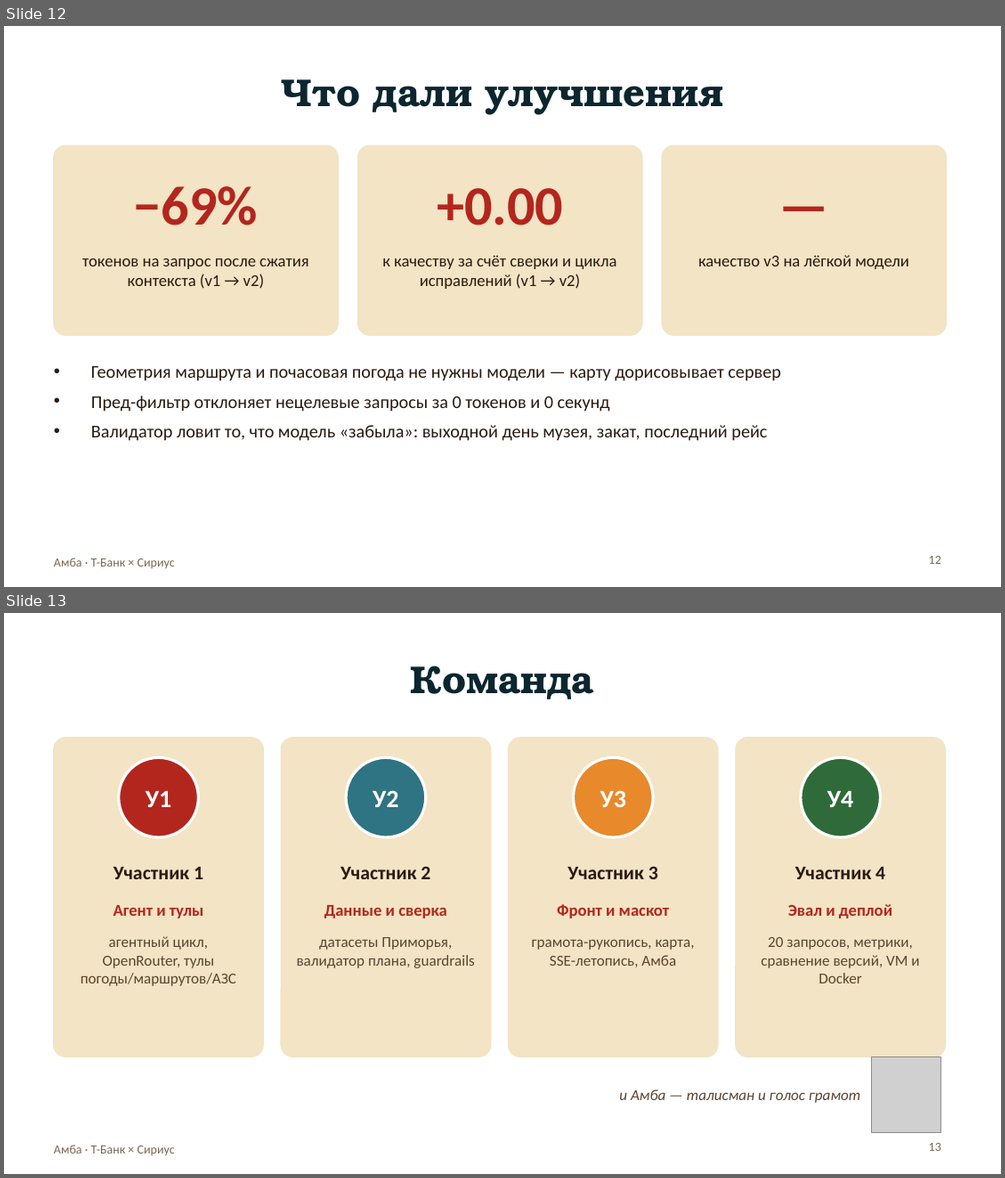
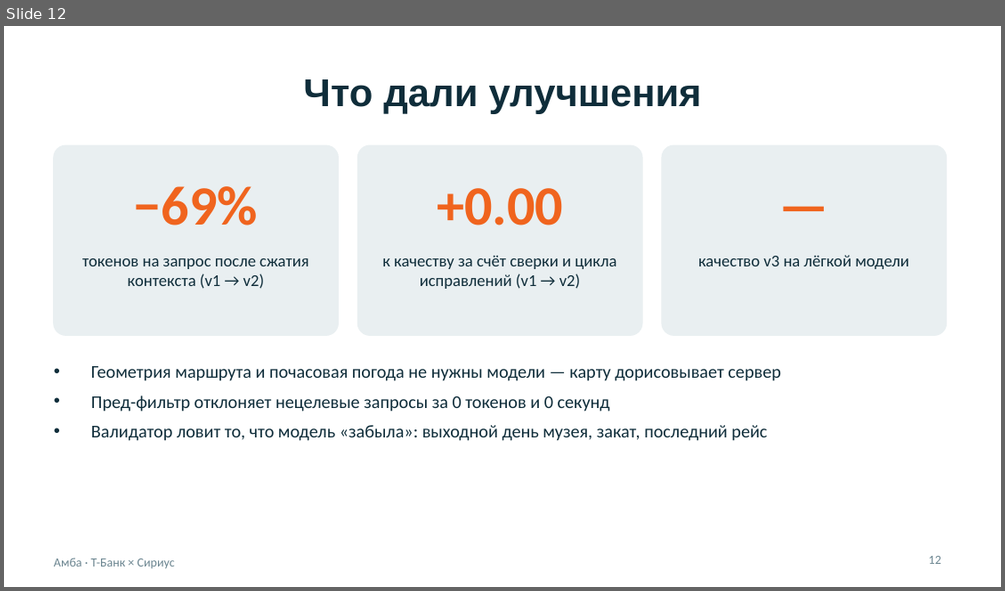
Before and after one commit to BessolitsinGleb/AI-ta, a slide deck: presentation/Amba_Travel_AI.pptx. Shown one above the other, each under a label of ours: slides 12 and 13 before the commit, slide 12 after it. The pictures are 1005x1178 and 1005x591 pixels, drawn with LibreOffice and Linux fonts; fonts in the diff are those of the drawing; grey boxes stand for pictures. Boxes give left, top, right and bottom in pixels: in the first picture for what was removed or moved away, otherwise in the second. Text is boxed around its words. In the diff, an @@ line names an element or a change of style, - is before the commit and + after.

```diff
--- a/presentation/Amba_Travel_AI.pptx
+++ b/presentation/Amba_Travel_AI.pptx
@@ slide 13 removed at <box>4,613,1001,1174</box>, background #FFFFFF; not listed: 1 template element that a slide beside it also shows @@
@@ title removed at <box>411,666,594,699</box> @@
-Команда
@@ rounded rectangle removed at <box>54,738,263,1056</box> @@
@@ rounded rectangle removed at <box>281,738,491,1056</box> @@
@@ rounded rectangle removed at <box>509,738,718,1056</box> @@
@@ rounded rectangle removed at <box>736,738,945,1056</box> @@
@@ ellipse removed at <box>119,757,198,837</box> @@
@@ ellipse removed at <box>346,757,426,837</box> @@
@@ ellipse removed at <box>574,757,653,837</box> @@
@@ ellipse removed at <box>801,757,880,837</box> @@
@@ text removed at <box>146,790,171,807</box> @@
-У1
@@ text removed at <box>372,790,398,807</box> @@
-У2
@@ text removed at <box>600,790,626,807</box> @@
-У3
@@ text removed at <box>827,791,853,807</box> @@
-У4
@@ text removed at <box>113,867,203,879</box> @@
-Участник 1
@@ text removed at <box>340,866,430,879</box> @@
-Участник 2
@@ text removed at <box>567,866,658,879</box> @@
-Участник 3
@@ text removed at <box>795,867,885,879</box> @@
-Участник 4
@@ text removed at <box>113,905,203,918</box> @@
-Агент и тулы
@@ text removed at <box>324,905,447,918</box> @@
-Данные и сверка
@@ text removed at <box>557,904,669,918</box> @@
-Фронт и маскот
@@ text removed at <box>788,904,892,918</box> @@
-Эвал и деплой
@@ text removed at <box>81,936,236,986</box> @@
-агентный цикл, OpenRouter, тулы погоды/маршрутов/АЗС
@@ text removed at <box>297,937,474,968</box> @@
-датасеты Приморья, валидатор плана, guardrails
@@ text removed at <box>532,939,695,967</box> @@
-грамота-рукопись, карта, SSE-летопись, Амба
@@ text removed at <box>760,937,919,983</box> @@
-20 запросов, метрики, сравнение версий, VM и Docker
@@ picture removed at <box>871,1056,941,1133</box> @@
@@ text removed at <box>619,1089,861,1103</box> @@
-и Амба — талисман и голос грамот
@@ page number removed at <box>929,1143,941,1151</box> @@
-13
@@ slide 12 changed as well @@
@@ title "Что дали улучшения" at <box>303,79,702,114</box>: font TeX Gyre Bonum to Arial, text colour #0C2630 to #0F2D3A @@
@@ text colour #B3261E to #F0641E in 3 elements at <box>134,186,258,225</box>, <box>437,188,563,225</box>, <box>662,156,946,250</box> @@
@@ fill #F2E4C4 to #E9EFF1; outline #F2E4C4 1 pt to #E9EFF1 1 pt in 3 elements at <box>54,145,338,335</box>, <box>358,145,642,335</box>, <box>662,145,946,335</box> @@
@@ text colour #2A1A10 to #0F2D3A in 4 elements at <box>82,258,308,289</box>, <box>382,255,616,289</box>, <box>698,255,909,269</box>, <box>91,366,780,441</box> @@
@@ text "Амба · Т-Банк × Сириус" at <box>54,557,175,568</box>: text colour #7D6650 to #6B8590 @@
@@ page number at <box>929,556,941,564</box>: text colour #7D6650 to #6B8590 @@
```
Also in this commit, not shown: 12 other slides changed, 2 slides added, 1 other slide removed, 28 other files.
